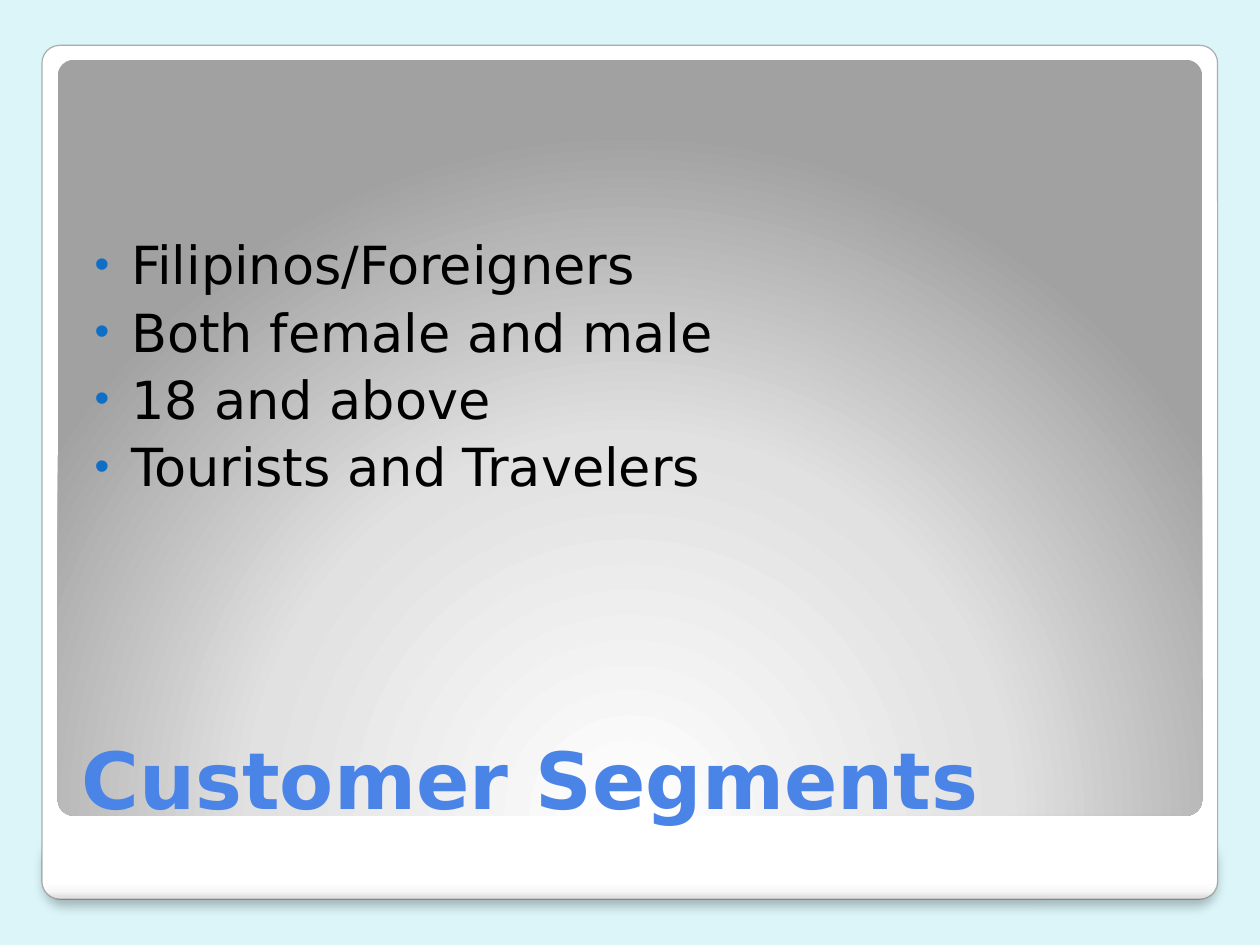
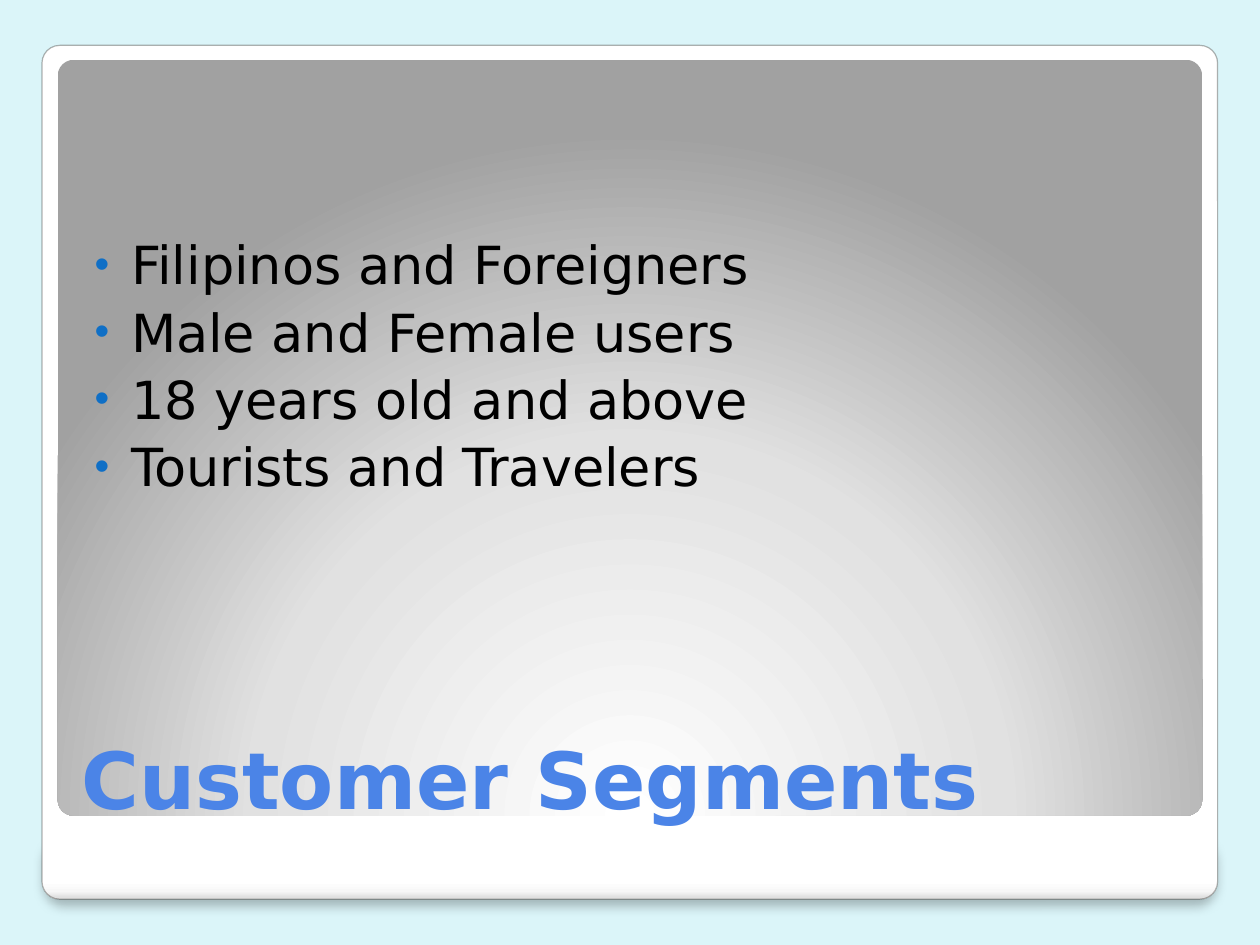
Before and after one commit to mlbelchez/Project---TENTREP, a slide deck: slide 12 of Presentation/PPT/Presentation 4.pptx. Drawn at 1260x945 pixels with LibreOffice and Linux fonts; fonts in the diff are those of the drawing. Boxes give left, top, right and bottom in pixels: in the first picture for what was removed or moved away, otherwise in the second. Text is boxed around its words. In the diff, an @@ line names an element or a change of style, - is before the commit and + after.

Commit message:
unchange ppt4

```diff
--- a/Presentation/PPT/Presentation 4.pptx
+++ b/Presentation/PPT/Presentation 4.pptx
@@ text at (x1=131, y1=244, x2=748, y2=430): text changed @@
-• Filipinos/Foreigners
-• Both female and male
-• 18 and above
+• Filipinos and Foreigners
+• Male and Female users
+• 18 years old and above
```
